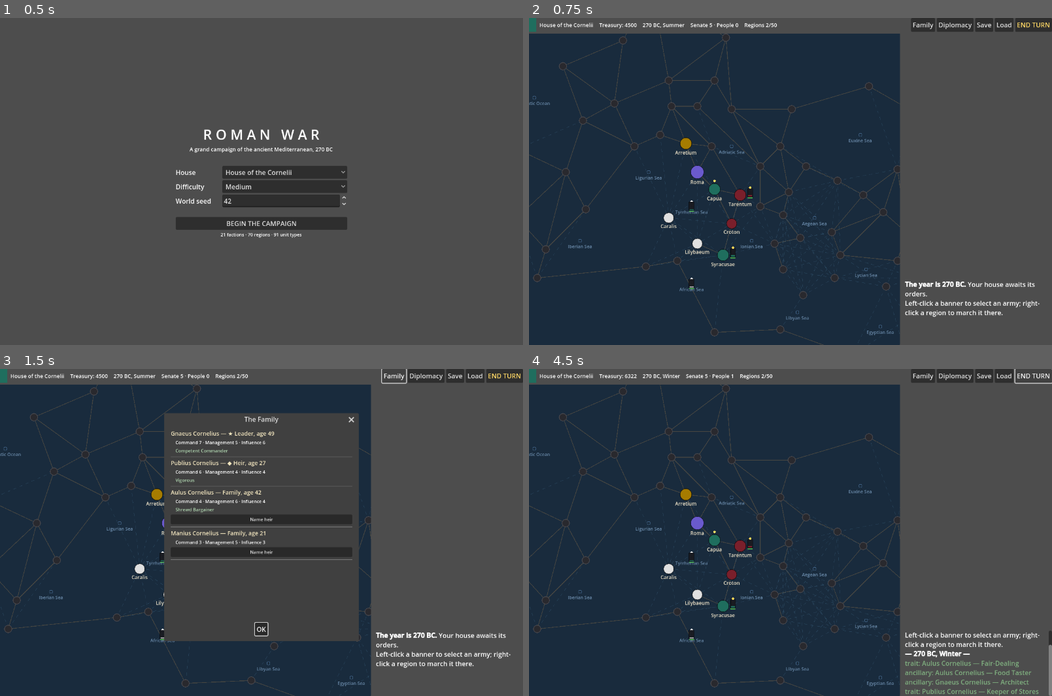
Above: before the commit, frames 1-4 (two rows, left to right).
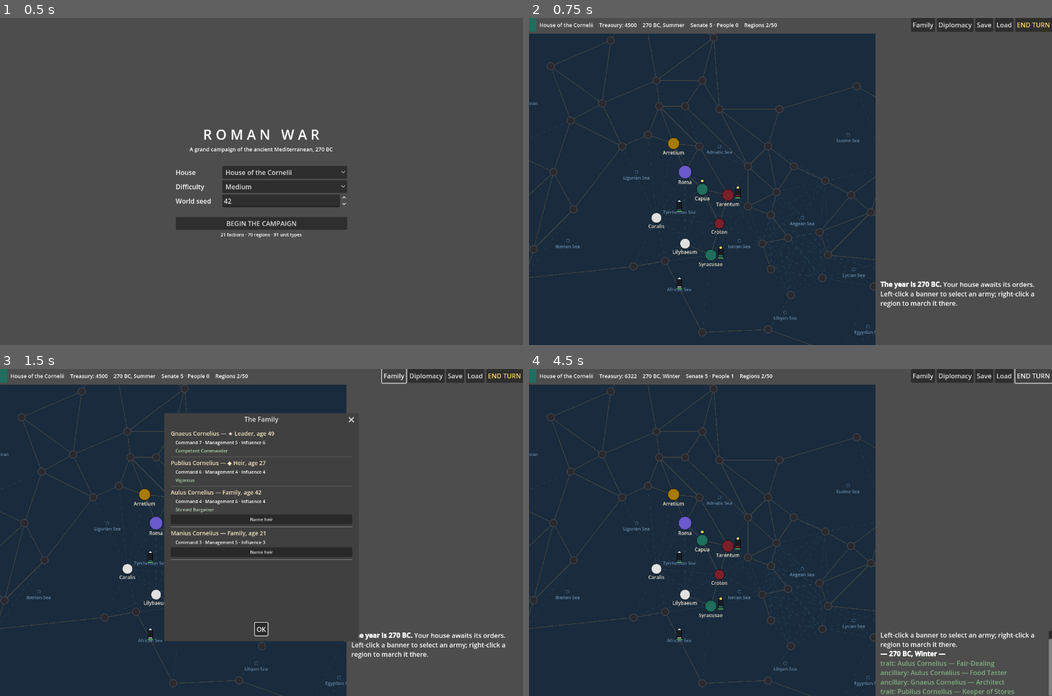
Above: after the commit, the same moments.

Repository: zhynek/Roman-War
Game: Godot game, scene res://src/ui/main.tscn
Same seed, same stepped clock (60 frames per second), same inputs: the game is played once before the commit and once after it.
Inputs:
- Up to frame 1 (0.5 s): no input
- Up to frame 2 (0.75 s): click "BEGIN THE CAMPAIGN" at 0.5 s
- Up to frame 3 (1.5 s): click "Family" at 1.25 s
- Up to frame 4 (4.5 s): click "OK" at 2 s; click "Diplomacy" at 2.75 s; click "OK" at 3.5 s; click "END TURN" at 4.25 s

Frame 1 is identical in both runs. In frame 2, 9.8% of the frame differs, in the area x 0-98%, y 4-100%; in frame 3, 5.8%; in frame 4, 10%, in the area x 0-100%, y 4-100%.

Commit message:
UI polish: regroup rows fit the side panel; test runner never hangs on a broken test file
The option-plus-button rows of the force card and the garrison section
overflowed the side panel; the button now leads the row and the option
text clips with an ellipsis. The side panel gets 420 px.

tests/run_tests.gd: a test file that fails to parse used to leave the
runner calling new() on nothing and waiting forever; it now counts as a
failed test and the run ends with a nonzero exit.

Co-Authored-By: Claude Fable 5.1 <noreply@anthropic.com>
Claude-Session: https://claude.ai/code/session_01PfKUs18HneYpWYg32JZxej

Diff:
--- a/src/ui/campaign_screen.gd
+++ b/src/ui/campaign_screen.gd
@@ -59,7 +59,7 @@
 	split.add_child(map_view)
 
 	var side := VBoxContainer.new()
-	side.custom_minimum_size = Vector2(360, 0)
+	side.custom_minimum_size = Vector2(420, 0)
 	split.add_child(side)
 
 	side_scroll = ScrollContainer.new()
--- a/src/ui/panels/force_panel.gd
+++ b/src/ui/panels/force_panel.gd
@@ -140,7 +140,7 @@
 	if template.get("factions", []).has("mercenary"):
 		name_label.text += " (m)"
 	name_label.add_theme_font_size_override("font_size", 11)
-	name_label.custom_minimum_size = Vector2(130, 0)
+	name_label.custom_minimum_size = Vector2(110, 0)
 	name_label.size_flags_horizontal = Control.SIZE_EXPAND_FILL
 	row.add_child(name_label)
 
@@ -227,19 +227,22 @@
 		add_child(row)
 		var options := OptionButton.new()
 		options.size_flags_horizontal = Control.SIZE_EXPAND_FILL
+		options.clip_text = true
+		options.text_overrun_behavior = TextServer.OVERRUN_TRIM_ELLIPSIS
 		for destination in destinations:
 			var entry: Dictionary = plan["reach"][destination]
 			var suffix := " (forced march)" if entry["forced"] else ""
 			options.add_item("%s%s" % [game.data.regions[destination]["name"], suffix])
 		row.add_child(options)
 		var go := Button.new()
-		go.text = "Go"
+		go.text = "March →"
 		go.add_theme_font_size_override("font_size", 11)
 		go.pressed.connect(func():
 			if options.selected >= 0:
 				var destination: String = destinations[options.selected]
 				march_requested.emit(destination, bool(plan["reach"][destination]["forced"])))
 		row.add_child(go)
+		row.move_child(go, 0)
 	_label("Right-click a ringed region to march (Shift: forced march), an enemy to attack, a hostile city to besiege.", HINT_COLOR)
 
 
@@ -273,11 +276,13 @@
 		add_child(row)
 		var options := OptionButton.new()
 		options.size_flags_horizontal = Control.SIZE_EXPAND_FILL
+		options.clip_text = true
+		options.text_overrun_behavior = TextServer.OVERRUN_TRIM_ELLIPSIS
 		for target_name in target_names:
 			options.add_item(String(target_name))
 		row.add_child(options)
 		var move := Button.new()
-		move.text = "Transfer ticked to"
+		move.text = "Transfer ticked →"
 		move.add_theme_font_size_override("font_size", 11)
 		move.pressed.connect(func():
 			if options.selected < 0:
@@ -288,6 +293,7 @@
 			else:
 				refused.emit(result["error"]))
 		row.add_child(move)
+		row.move_child(move, 0)
 
 	# Merge into ▾ (whole army)
 	if not others.is_empty():
@@ -295,11 +301,13 @@
 		add_child(row)
 		var options := OptionButton.new()
 		options.size_flags_horizontal = Control.SIZE_EXPAND_FILL
+		options.clip_text = true
+		options.text_overrun_behavior = TextServer.OVERRUN_TRIM_ELLIPSIS
 		for other_id in others:
 			options.add_item(_force_name(other_id))
 		row.add_child(options)
 		var merge := Button.new()
-		merge.text = "Merge into"
+		merge.text = "Merge into →"
 		merge.add_theme_font_size_override("font_size", 11)
 		merge.pressed.connect(func():
 			if options.selected < 0:
@@ -311,6 +319,7 @@
 			else:
 				refused.emit(result["error"]))
 		row.add_child(merge)
+		row.move_child(merge, 0)
 
 	# Split ticked units into a new army under ▾
 	var candidates := game.candidate_generals(region_id)
@@ -326,11 +335,13 @@
 	add_child(split_row)
 	var leader_options := OptionButton.new()
 	leader_options.size_flags_horizontal = Control.SIZE_EXPAND_FILL
+	leader_options.clip_text = true
+	leader_options.text_overrun_behavior = TextServer.OVERRUN_TRIM_ELLIPSIS
 	for leader_name in leader_names:
 		leader_options.add_item(String(leader_name))
 	split_row.add_child(leader_options)
 	var split := Button.new()
-	split.text = "Split ticked under"
+	split.text = "Split ticked under →"
 	split.add_theme_font_size_override("font_size", 11)
 	split.pressed.connect(func():
 		var choice: String = leaders[maxi(leader_options.selected, 0)]
@@ -340,6 +351,7 @@
 		else:
 			refused.emit(result["error"]))
 	split_row.add_child(split)
+	split_row.move_child(split, 0)
 
 	# Disband ticked (the screen confirms).
 	_action_button("Disband ticked units", func():
@@ -395,16 +407,19 @@
 		add_child(row)
 		var options := OptionButton.new()
 		options.size_flags_horizontal = Control.SIZE_EXPAND_FILL
+		options.clip_text = true
+		options.text_overrun_behavior = TextServer.OVERRUN_TRIM_ELLIPSIS
 		for zone_id in zones:
 			options.add_item(String(game.data.sea_zones.get(zone_id, {}).get("name", zone_id)))
 		row.add_child(options)
 		var go := Button.new()
-		go.text = "Sail"
+		go.text = "Sail →"
 		go.add_theme_font_size_override("font_size", 11)
 		go.pressed.connect(func():
 			if options.selected >= 0:
 				sail_requested.emit(zones[options.selected]))
 		row.add_child(go)
+		row.move_child(go, 0)
 
 	# Other fleets of ours in the same sea: transfer ships between them.
 	var others: Array = []
@@ -416,11 +431,13 @@
 		add_child(row)
 		var options := OptionButton.new()
 		options.size_flags_horizontal = Control.SIZE_EXPAND_FILL
+		options.clip_text = true
+		options.text_overrun_behavior = TextServer.OVERRUN_TRIM_ELLIPSIS
 		for other_id in others:
 			options.add_item("Fleet %s (%d ships)" % [other_id.trim_prefix("fleet_"), game.state["fleets"][other_id]["ships"].size()])
 		row.add_child(options)
 		var move := Button.new()
-		move.text = "Transfer ticked to"
+		move.text = "Transfer ticked →"
 		move.add_theme_font_size_override("font_size", 11)
 		move.pressed.connect(func():
 			if options.selected < 0:
@@ -431,6 +448,7 @@
 			else:
 				refused.emit(result["error"]))
 		row.add_child(move)
+		row.move_child(move, 0)
 	_action_button("Disband ticked ships", func():
 		var indices := checked_indices()
 		if indices.is_empty():
--- a/src/ui/panels/region_panel.gd
+++ b/src/ui/panels/region_panel.gd
@@ -197,11 +197,13 @@
 	add_child(raise_row)
 	var leader_options := OptionButton.new()
 	leader_options.size_flags_horizontal = Control.SIZE_EXPAND_FILL
+	leader_options.clip_text = true
+	leader_options.text_overrun_behavior = TextServer.OVERRUN_TRIM_ELLIPSIS
 	for leader_name in leader_names:
 		leader_options.add_item(String(leader_name))
 	raise_row.add_child(leader_options)
 	var raise := Button.new()
-	raise.text = "Raise army under"
+	raise.text = "Raise army under →"
 	raise.add_theme_font_size_override("font_size", 11)
 	raise.pressed.connect(func():
 		var choice: String = leaders[maxi(leader_options.selected, 0)]
@@ -211,6 +213,7 @@
 		else:
 			refused.emit(result["error"]))
 	raise_row.add_child(raise)
+	raise_row.move_child(raise, 0)
 
 	# Transfer ticked to an army standing here ▾
 	var armies: Array = []
@@ -222,6 +225,8 @@
 		add_child(row)
 		var options := OptionButton.new()
 		options.size_flags_horizontal = Control.SIZE_EXPAND_FILL
+		options.clip_text = true
+		options.text_overrun_behavior = TextServer.OVERRUN_TRIM_ELLIPSIS
 		for army_id in armies:
 			var army: Dictionary = game.state["armies"][army_id]
 			var leader := "captain"
@@ -230,7 +235,7 @@
 			options.add_item("%s's army (%d units)" % [leader, army["units"].size()])
 		row.add_child(options)
 		var move := Button.new()
-		move.text = "Transfer ticked to"
+		move.text = "Transfer ticked →"
 		move.add_theme_font_size_override("font_size", 11)
 		move.pressed.connect(func():
 			if options.selected < 0:
@@ -241,6 +246,7 @@
 			else:
 				refused.emit(result["error"]))
 		row.add_child(move)
+		row.move_child(move, 0)
 
 	_action_button("Disband ticked units", func():
 		var indices := garrison_checked_indices()
--- a/tests/run_tests.gd
+++ b/tests/run_tests.gd
@@ -25,7 +25,8 @@
 	scripts.sort()
 	for script_path in scripts:
 		var script: GDScript = load(script_path)
-		if script == null:
+		if script == null or not script.can_instantiate():
+			# A parse error in a test file is a failed test, not a hung run.
 			push_error("could not load " + script_path)
 			failures += 1
 			continue
--- a/tests/test_ui_forces.gd
+++ b/tests/test_ui_forces.gd
@@ -187,7 +187,7 @@
 	for node in screen.force_panel.find_children("*", "OptionButton", true, false):
 		options = node
 	for node in screen.force_panel.find_children("*", "Button", true, false):
-		if (node as Button).text == "Go":
+		if (node as Button).text.begins_with("March"):
 			go = node
 	t.check(options != null and go != null and options.item_count > 0, "March to offers reachable regions")
 	if options != null and go != null and options.item_count > 0:
